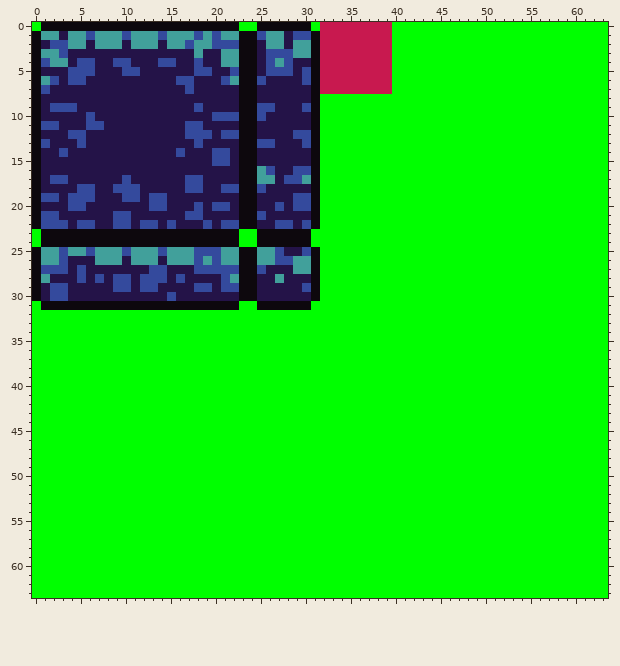
Pixel-art sprite -- gfx/tileset.png. Above is the file before it was changed.
The file is 64x64 pixels.
After:
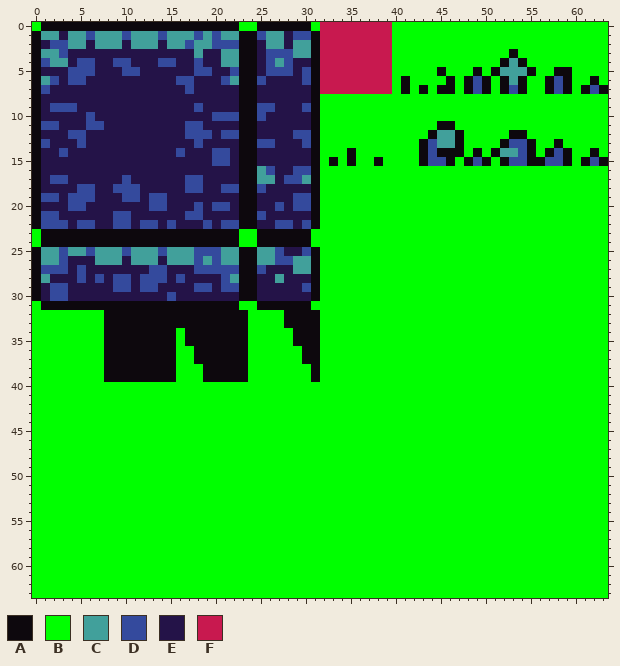
Palette (. is transparent): A #0d080d  B #00ff00  C #41a09b  D #344a9d  E #241348  F #c8194f
Edits made:
y 3: x 53 B -> A
y 4: x 52..54 BBB -> ACA
y 5: x 45 B -> A; x 49 B -> A; x 51..55 BBBBB -> ACCCA; x 58..59 BB -> AA
y 6: x 41 B -> A; x 46 B -> A; x 48..50 BBB -> ADA; x 52..54 BBB -> ACA; x 57..59 BBB -> ADA; x 62 B -> A
y 7: x 41 B -> A; x 43 B -> A; x 45..46 BB -> AA; x 48..50 BBB -> ADA; x 52..54 BBB -> ADA; x 57..59 BBB -> ADA; x 61..63 BBB -> ADA
y 11: x 45..46 BB -> AA
y 12: x 44..47 BBBB -> ACCA; x 53..54 BB -> AA
y 13: x 43..47 BBBBB -> ADCCA; x 52..55 BBBB -> ADDA; x 58 B -> A
y 14: x 35 B -> A; x 43..47 BBBBB -> ADAAA; x 49 B -> A; x 51..55 BBBBB -> ACCDA; x 57..59 BBB -> ADA; x 62 B -> A
y 15: x 33 B -> A; x 35 B -> A; x 38 B -> A; x 43..46 BBBB -> ADDA; x 48..50 BBB -> ADA; x 52..59 BBBBBBBB -> ADDAADDA; x 61..63 BBB -> ADA
y 32..33: x 8..23 BBBBBBBBBBBBBBBB -> AAAAAAAAAAAAAAAA; x 28..31 BBBB -> AAAA
y 34..35: x 8..15 BBBBBBBB -> AAAAAAAA; x 17..23 BBBBBBB -> AAAAAAA; x 29..31 BBB -> AAA
y 36..37: x 8..15 BBBBBBBB -> AAAAAAAA; x 18..23 BBBBBB -> AAAAAA; x 30..31 BB -> AA
y 38..39: x 8..15 BBBBBBBB -> AAAAAAAA; x 19..23 BBBBB -> AAAAA; x 31 B -> A
Changed places in both pictures, as pixel boxes (x1, y1, x2, y2):
changed: (401, 49, 608, 166)
changed: (329, 148, 383, 166)
changed: (104, 310, 248, 382)
changed: (284, 310, 320, 382)
